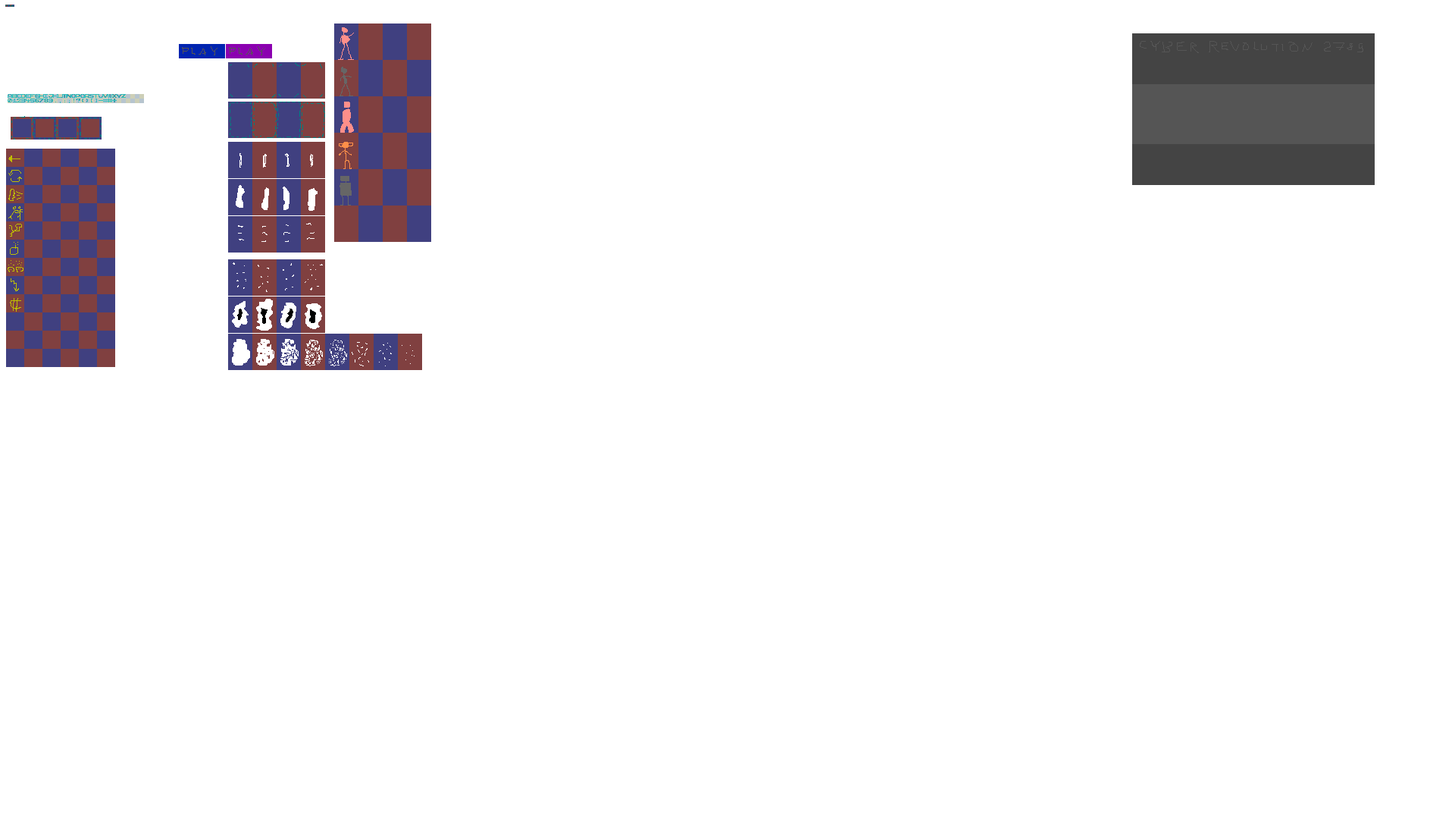
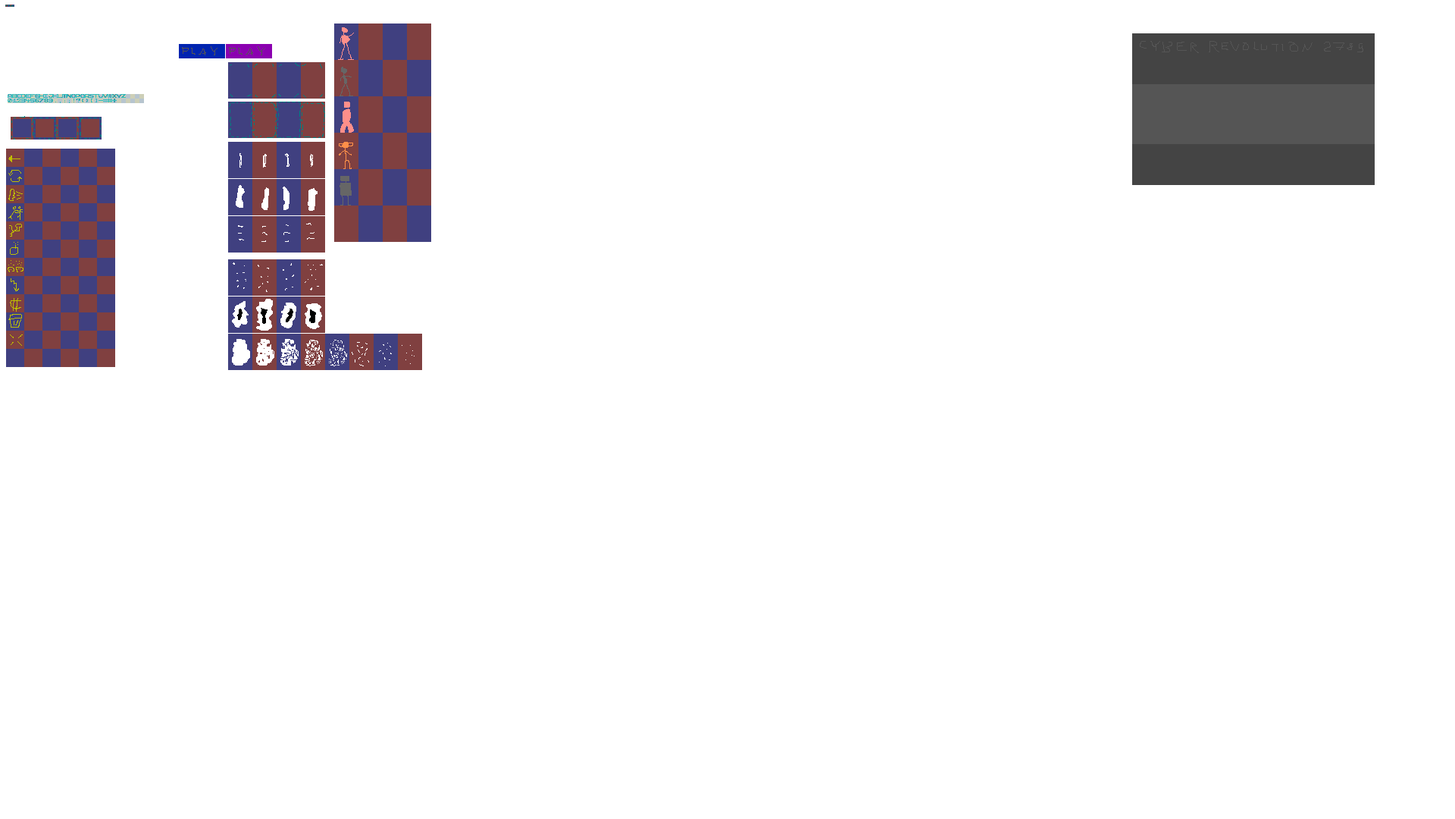
Layers edited between the first and the second 1455 × 819 image:
painted on "cheats" over left=8, top=313, right=23, bottom=346
